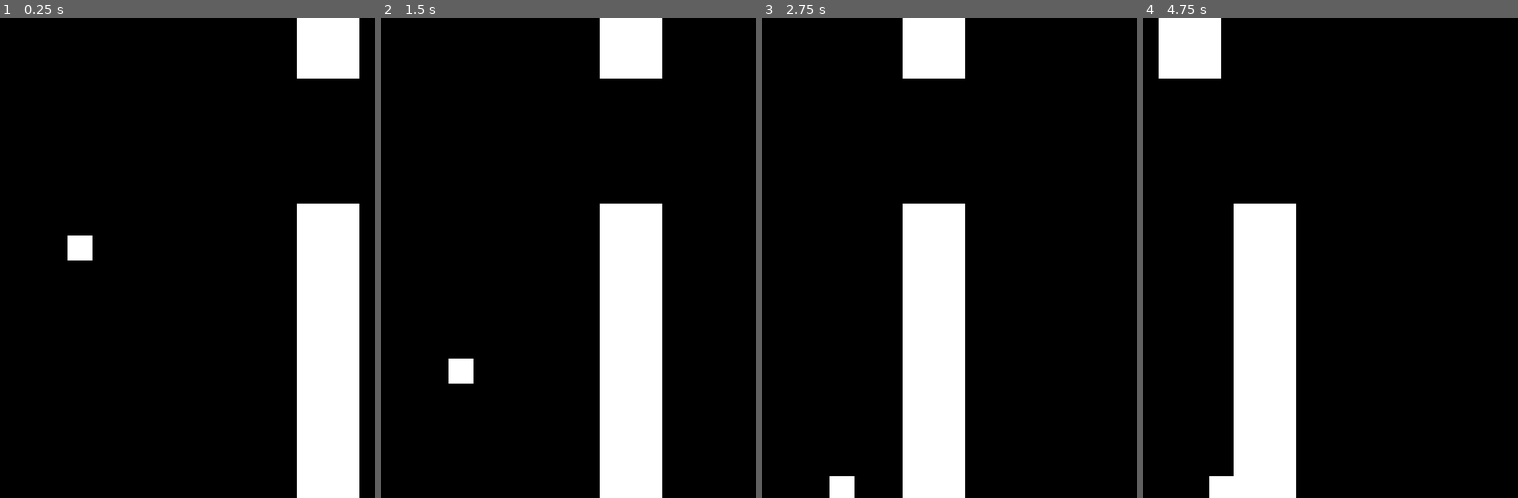
Above: before the commit, frames 1-4 (left to right).
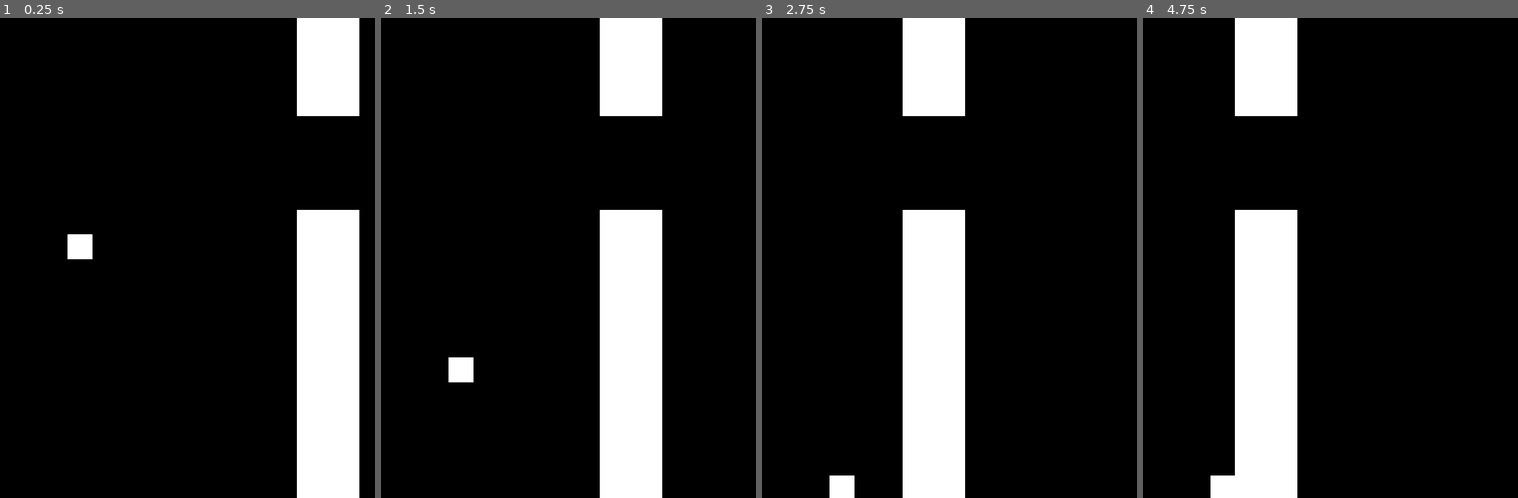
Above: after the commit, the same moments.

Repository: Thrillidas/FlappyBird
Game: Godot game, scene res://Scene/main.tscn
Two runs of this game, one before a commit and one after it. Both use one fixed random seed, a clock stepped at 60 frames per second and the inputs below.
Inputs:
- Up to frame 1 (0.25 s): no input
- Up to frame 2 (1.5 s): hold Up (ui_up) 0.53-1.28 s
- Up to frame 3 (2.75 s): hold Up (ui_up) from 2.03 s (still down)
- Up to frame 4 (4.75 s): release Up (ui_up) at 3.53 s

The runs differ from the first frame. In frame 1, 1.6% of the frame differs, in the area x 18-96%, y 12-51%; in frame 2, 1.6%; in frame 3, 1.5%; in frame 4, 6.1%, in the area x 4-42%, y 0-100%.

Commit message:
8th session

Diff:
--- a/Scene/main.tscn
+++ b/Scene/main.tscn
@@ -1,10 +1,17 @@
-[gd_scene load_steps=4 format=3 uid="uid://b01utalsh6qrb"]
+[gd_scene load_steps=6 format=3 uid="uid://b01utalsh6qrb"]
 
 [ext_resource type="PackedScene" uid="uid://mtna0qkvtq5i" path="res://Scene/player.tscn" id="1_3gl38"]
 [ext_resource type="Script" path="res://Scripts/main.gd" id="1_srjs3"]
 
 [sub_resource type="WorldBoundaryShape2D" id="WorldBoundaryShape2D_voyl5"]
 distance = -735.0
+
+[sub_resource type="WorldBoundaryShape2D" id="WorldBoundaryShape2D_hp8a0"]
+normal = Vector2(0, 1)
+distance = -1.0
+
+[sub_resource type="WorldBoundaryShape2D" id="WorldBoundaryShape2D_j2nlg"]
+distance = -594.0
 
 [node name="Main" type="Node2D"]
 script = ExtResource("1_srjs3")
@@ -19,9 +26,22 @@
 
 [node name="Floor" type="StaticBody2D" parent="Enviroment"]
 
-[node name="floor_collision" type="CollisionShape2D" parent="Enviroment/Floor"]
+[node name="Floor_collision" type="CollisionShape2D" parent="Enviroment/Floor"]
 position = Vector2(93, 37)
 shape = SubResource("WorldBoundaryShape2D_voyl5")
 
+[node name="Ceilling" type="StaticBody2D" parent="Enviroment"]
+
+[node name="CollisionShape2D" type="CollisionShape2D" parent="Enviroment/Ceilling"]
+position = Vector2(89, 0)
+shape = SubResource("WorldBoundaryShape2D_hp8a0")
+
+[node name="LeftWall" type="Area2D" parent="Enviroment"]
+
+[node name="CollisionShape2D" type="CollisionShape2D" parent="Enviroment/LeftWall"]
+position = Vector2(-335, 92)
+rotation = -1.57079
+shape = SubResource("WorldBoundaryShape2D_j2nlg")
+
 [node name="Player" parent="." instance=ExtResource("1_3gl38")]
 position = Vector2(108, 298)
--- a/Scene/pipelines.tscn
+++ b/Scene/pipelines.tscn
@@ -5,7 +5,7 @@
 [sub_resource type="RectangleShape2D" id="RectangleShape2D_hpwkx"]
 resource_local_to_scene = true
 
-[node name="Pipelines" type="CharacterBody2D"]
+[node name="Pipelines" type="Area2D"]
 script = ExtResource("1_o2gwj")
 
 [node name="PipelineSprite" type="ColorRect" parent="."]
@@ -14,3 +14,5 @@
 
 [node name="CollisionPipe" type="CollisionShape2D" parent="."]
 shape = SubResource("RectangleShape2D_hpwkx")
+
+[connection signal="body_entered" from="." to="." method="_on_body_entered"]
--- a/Scene/player.tscn
+++ b/Scene/player.tscn
@@ -2,9 +2,8 @@
 
 [ext_resource type="Script" path="res://Scripts/player.gd" id="1_o2kvf"]
 
-
 [sub_resource type="RectangleShape2D" id="RectangleShape2D_o1yle"]
-size = Vector2(39, 39)
+size = Vector2(40, 40)
 
 [node name="Player" type="CharacterBody2D"]
 script = ExtResource("1_o2kvf")
@@ -14,5 +13,5 @@
 offset_bottom = 40.0
 
 [node name="CollisionShape2D" type="CollisionShape2D" parent="."]
-position = Vector2(19.5, 19.5)
+position = Vector2(20, 20)
 shape = SubResource("RectangleShape2D_o1yle")
--- a/Scripts/main.gd
+++ b/Scripts/main.gd
@@ -4,14 +4,9 @@
 
 func _ready():
 	spawn_double_pipes(500)
-	#spawn_pipes(100,300,500,0)
-	#spawn_pipes(100,250,500,668)
 
 func _physics_process(delta):
-	#pipe_node.movement(delta)
 	pass
-
-
 
 #Create a pipeline, allowing to specify the size and location.
 func spawn_pipes(x_size, y_size, x_position, y_position):
@@ -19,11 +14,12 @@
 	pipe.create_pipe(x_size, y_size)
 	pipe.position = Vector2(x_position, y_position)
 	add_child(pipe)
+	pipe.add_to_group("pipes")
 
 #Create a pair of pipeline, from the lower pipeline to the higher one.
 func spawn_double_pipes(pipe_location):
-	var random_height_size = randi() % 668 + 50
-	var gap = 200
+	var random_height_size = randi() % 550 + 50
+	var gap = 150
 	var bottom_size = (screen_max_height.y - random_height_size) - gap
 	var bottom_height_position = screen_max_height.y - bottom_size
 	var pipe_width = 100
--- a/Scripts/pipelines.gd
+++ b/Scripts/pipelines.gd
@@ -1,17 +1,22 @@
-extends CharacterBody2D
+extends Area2D
 @onready var pipeline_sprite = $PipelineSprite
 @onready var collision_pipe = $CollisionPipe
 
+var speed = 100
+
 func _physics_process(delta):
-	movement()
-	pass
+	movement(delta)
 
 func create_pipe(x_size, y_size):
 	$PipelineSprite.size = Vector2(x_size,y_size)
 	$CollisionPipe.shape.size = Vector2(x_size,y_size)
 	$CollisionPipe.position = Vector2(x_size/2,y_size/2)
 
+func movement(delta):
+	position.x += -speed * delta
 
-func movement():
-	velocity.x = -100
-	move_and_slide()
+func stop():
+	speed = 0
+
+func _on_body_entered(body):
+	get_tree().call_group("pipes", "stop")
--- a/Scripts/player.gd
+++ b/Scripts/player.gd
@@ -4,16 +4,16 @@
 var JUMP = -3000
 
 func _physics_process(delta):
-	jump()
+	jump(delta)
 
-func jump():
+func jump(delta):
+	var collision = move_and_collide(velocity * delta)
+
 	if Input.is_action_just_pressed("ui_up"):
 		velocity.y = JUMP
 	else:
-		gravity()
+		gravity(delta)
 
-	move_and_slide()
-
-func gravity():
+func gravity(delta):
 	velocity.y = gravity_constant
-	move_and_slide()
+	move_and_collide(velocity*delta)
